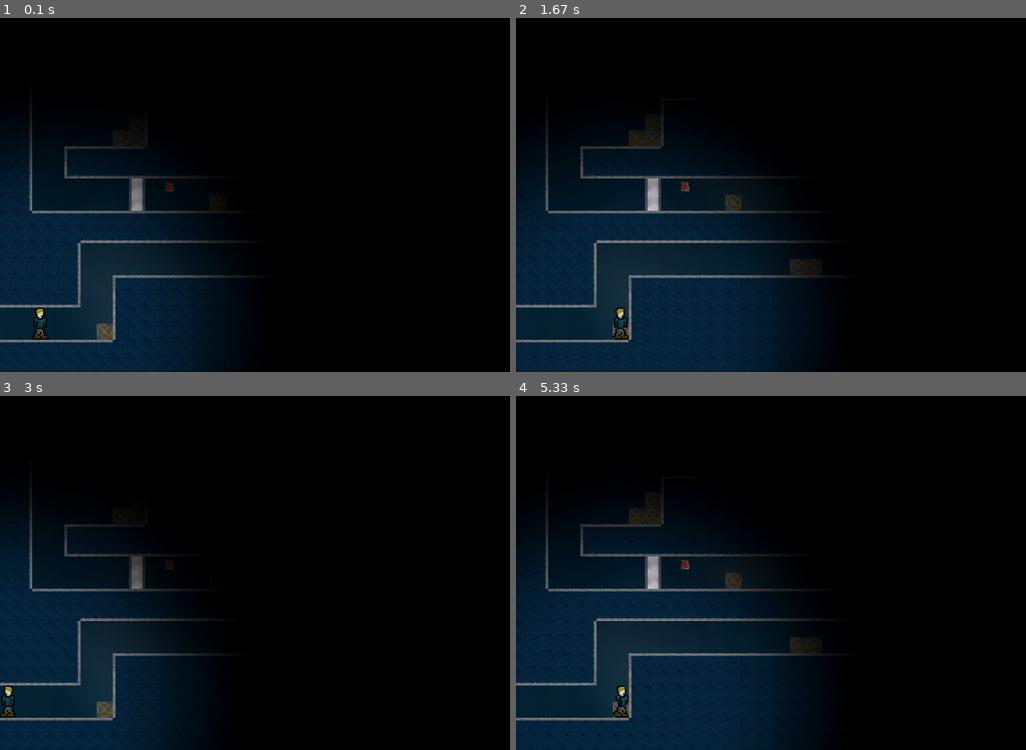
Above: before the commit, frames 1-4 (two rows, left to right).
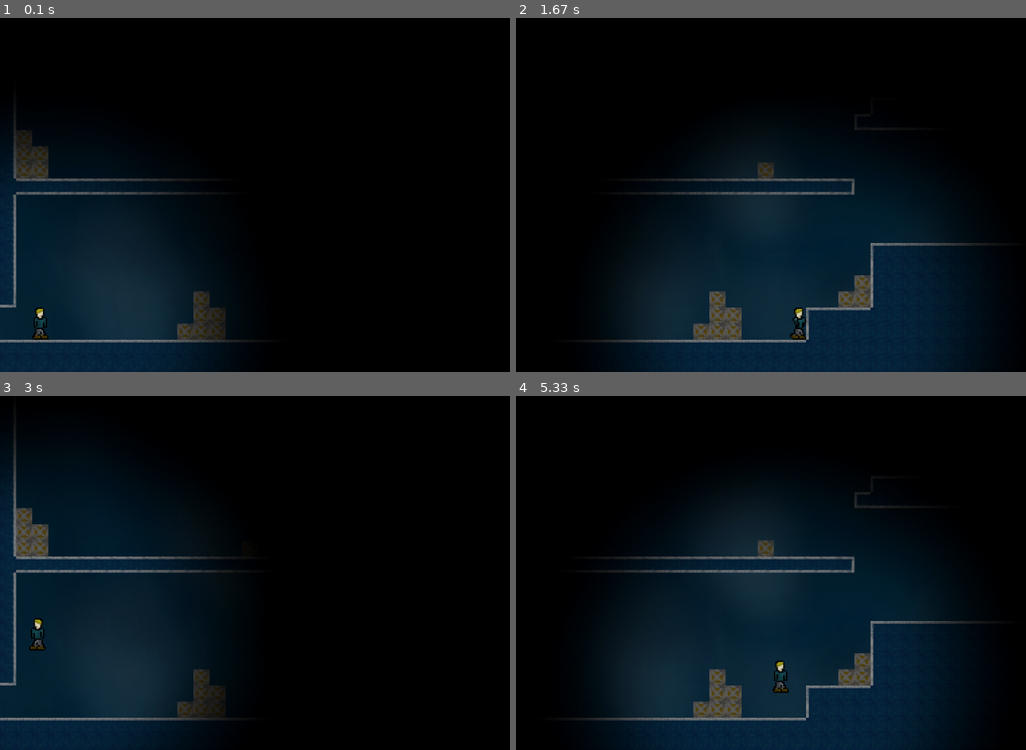
Above: after the commit, the same moments.

Repository: Sigton/stealth
Game: pygame game, started from main.py
The game is run twice, just before and just after one commit, with the same random seed, the same clock (stepped at 60 frames per second) and the same inputs.
Inputs:
- Up to frame 1 (0.1 s): no input
- Up to frame 2 (1.67 s): hold Right 0.33-0.8 s; hold Up 0.83-1.13 s; hold Right 1.17-1.63 s
- Up to frame 3 (3 s): hold Left 1.67-2.2 s; hold Left 2.23-2.63 s; hold Up from 2.67 s (still down)
- Up to frame 4 (5.33 s): release Up at 3.03 s; hold Right 3.07-3.7 s; hold Left 3.73-4.2 s; hold Right 4.23-4.7 s; hold Up 4.73-5.03 s; hold Right from 5.07 s (still down)

The runs differ from the first frame. In frame 1, 4.3% of the frame differs, in the area x 0-48%, y 28-92%; in frame 2, 40%, in the area x 0-94%, y 27-100%; in frame 3, 11%; in frame 4, 40%.

Commit message:
Added back levels 1-4

Diff:
--- a/main.py
+++ b/main.py
@@ -34,10 +34,10 @@
 
     # Create the levels
     level_list = list()
-    #level_list.append(level.Level01(player))
-    #level_list.append(level.Level02(player))
-    #level_list.append(level.Level03(player))
-    #level_list.append(level.Level04(player))
+    level_list.append(level.Level01(player))
+    level_list.append(level.Level02(player))
+    level_list.append(level.Level03(player))
+    level_list.append(level.Level04(player))
     level_list.append(level.Level05(player))
     level_list.append(level.Level06(player))
     level_list.append(level.Level07(player))
